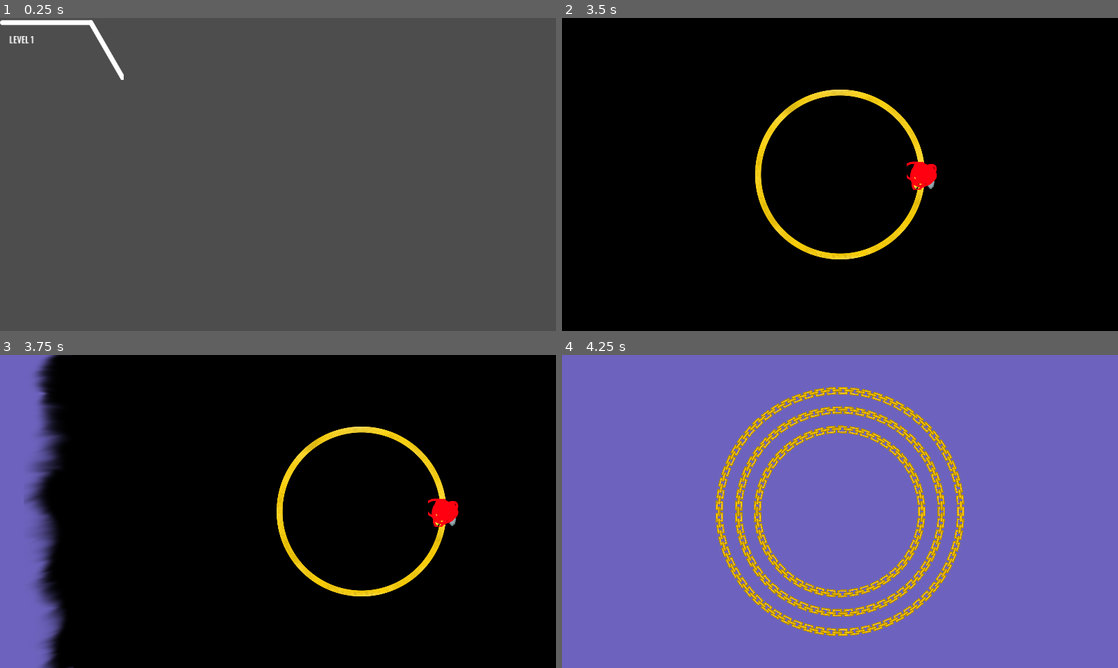
Above: before the commit, frames 1-4 (two rows, left to right).
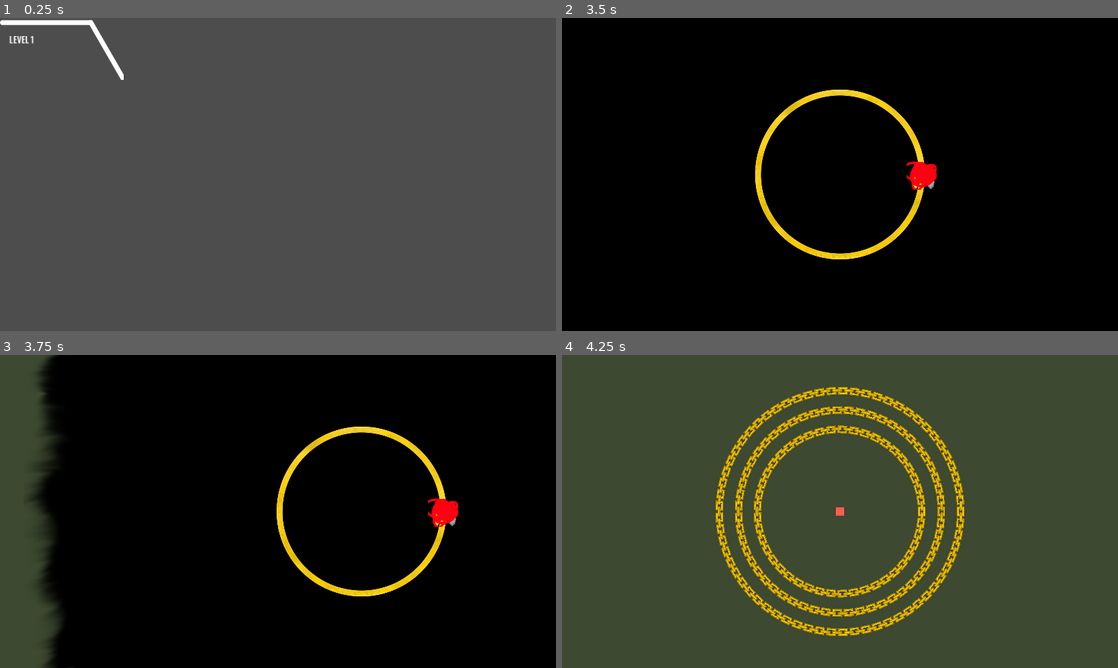
Above: after the commit, the same moments.

Repository: triangle-int/logi-charm
Game: Godot game, scene res://scenes/ui/branch.tscn
Same seed, same stepped clock (60 frames per second), same inputs: the game is played once before the commit and once after it. This scene is started directly instead of the project's main scene.
Inputs (mouse positions are in pixels of both pictures, inside the frame that each line leads up to):
- Up to frame 1 (0.25 s): no input
- Up to frame 2 (3.5 s): click (623, 49) at 0.5 s; click (617, 46) at 1.25 s; tap Enter (ui_accept) at 2, 2.27, 3.02 s; move the mouse to (812, 237) at 2.02 s; move the mouse to (1006, 221) at 2.77 s
- Up to frame 3 (3.75 s): move the mouse to (111, 464) at 3.52 s
- Up to frame 4 (4.25 s): no input

Frames 1-2 are identical in both runs. In frame 3, 9.6% of the frame differs, in the area x 0-14%, y 0-100%; in frame 4, 93%, in the area x 0-100%, y 0-100%.

Commit message:
New trail

Diff:
--- a/scenes/game.tscn
+++ b/scenes/game.tscn
@@ -16,20 +16,20 @@
 [node name="Rings" type="Node" parent="Center"]
 
 [node name="Chain1" parent="Center/Rings" instance=ExtResource("6_mbphy")]
-z_index = -1
+z_index = -2
 position = Vector2(-1, 0)
 chain_node = ExtResource("7_pxj6s")
 node_length = 12.0
 radius = 170.0
 
 [node name="Chain2" parent="Center/Rings" instance=ExtResource("6_mbphy")]
-z_index = -1
+z_index = -2
 chain_node = ExtResource("7_pxj6s")
 node_length = 12.0
 radius = 210.0
 
 [node name="Chain3" parent="Center/Rings" instance=ExtResource("6_mbphy")]
-z_index = -1
+z_index = -2
 chain_node = ExtResource("7_pxj6s")
 node_length = 12.0
 radius = 250.0
@@ -37,7 +37,7 @@
 [node name="Pointer" parent="Center" instance=ExtResource("1_vpf3b")]
 
 [node name="Background" type="Sprite2D" parent="."]
-self_modulate = Color(0.427451, 0.388235, 0.745098, 1)
+self_modulate = Color(0.239216, 0.286275, 0.188235, 1)
 z_index = -10
 scale = Vector2(2000, 2000)
 texture = ExtResource("6_yk2oo")
--- a/scenes/pointer.tscn
+++ b/scenes/pointer.tscn
@@ -1,21 +1,54 @@
-[gd_scene load_steps=4 format=3 uid="uid://b60ca387m477t"]
+[gd_scene load_steps=9 format=3 uid="uid://b60ca387m477t"]
 
 [ext_resource type="Script" path="res://scripts/visualization/pointer.gd" id="1_6hmel"]
-[ext_resource type="Script" path="res://scripts/visualization/pointer_trail.gd" id="4_ykcxj"]
+[ext_resource type="Texture2D" uid="uid://bicsi3j6h1x45" path="res://sprites/one_pixel.png" id="2_1amdb"]
 
-[sub_resource type="Curve" id="Curve_6e1xk"]
-_data = [Vector2(0, 0), 0.0, 0.0, 0, 0, Vector2(0.5, 1), 0.0, 0.0, 0, 0]
+[sub_resource type="Curve" id="Curve_2nmx1"]
+_data = [Vector2(0, 1), 0.0, 0.0, 0, 0, Vector2(1, 0), 0.0, 0.0, 0, 0]
 point_count = 2
+
+[sub_resource type="CurveTexture" id="CurveTexture_mtgg8"]
+curve = SubResource("Curve_2nmx1")
+
+[sub_resource type="ParticleProcessMaterial" id="ParticleProcessMaterial_ynj0r"]
+particle_flag_disable_z = true
+gravity = Vector3(0, 0, 0)
+scale_min = 16.0
+scale_max = 16.0
+scale_curve = SubResource("CurveTexture_mtgg8")
+color = Color(1, 0.368627, 0.301961, 1)
+
+[sub_resource type="Curve" id="Curve_yk17e"]
+_data = [Vector2(0, 1), 0.0, 0.0, 0, 0, Vector2(1, 0), 0.0, 0.0, 0, 0]
+point_count = 2
+
+[sub_resource type="CurveTexture" id="CurveTexture_4sqsd"]
+curve = SubResource("Curve_yk17e")
+
+[sub_resource type="ParticleProcessMaterial" id="ParticleProcessMaterial_dh4mm"]
+particle_flag_disable_z = true
+gravity = Vector3(0, 0, 0)
+scale_min = 16.0
+scale_max = 16.0
+scale_curve = SubResource("CurveTexture_4sqsd")
+color = Color(0.321569, 0.52549, 1, 1)
 
 [node name="Pointer" type="Node2D"]
 script = ExtResource("1_6hmel")
 
 [node name="Pointer" type="Node2D" parent="."]
 
-[node name="Line2D" type="Line2D" parent="."]
-width = 12.6
-width_curve = SubResource("Curve_6e1xk")
-script = ExtResource("4_ykcxj")
-max_length = 50
-high_color = Color(1, 0, 0, 1)
-low_color = Color(0, 0, 1, 1)
+[node name="HighParticleSystem" type="GPUParticles2D" parent="Pointer"]
+z_index = -1
+amount = 20
+process_material = SubResource("ParticleProcessMaterial_ynj0r")
+texture = ExtResource("2_1amdb")
+fixed_fps = 120
+
+[node name="LowParticleSystem" type="GPUParticles2D" parent="Pointer"]
+z_index = -1
+emitting = false
+amount = 20
+process_material = SubResource("ParticleProcessMaterial_dh4mm")
+texture = ExtResource("2_1amdb")
+fixed_fps = 120
--- a/scripts/chain.gd
+++ b/scripts/chain.gd
@@ -18,5 +18,5 @@
 		node.position = Vector2(cos(angle), -sin(angle)) * radius
 		node.rotation = -angle
 		node.frame = index % 2
-		node.z_index = index % 2
+		node.z_index = index % 2 - 1
 		add_child(node)
--- a/scripts/signal_manager.gd
+++ b/scripts/signal_manager.gd
@@ -5,7 +5,7 @@
 signal signal_out(index: int, high: bool, angle_start: float, angle_end: float)
 signal simulation_started
 
-const SIGNAL_SPEED = PI
+const SIGNAL_SPEED = PI / 2
 
 var components: Array[BaseComponent] = []
 var timers: Array[Timer] = []
--- a/scripts/visualization/pointer.gd
+++ b/scripts/visualization/pointer.gd
@@ -5,13 +5,18 @@
 var radius: float = 0
 
 @onready var pointer = $Pointer
+@onready var high_particle_system = $Pointer/HighParticleSystem
+@onready var low_particle_system = $Pointer/LowParticleSystem
 
 func _ready():
 	ComponentsSignals.signal_out.connect(_on_signal_out)
 
-func _on_signal_out(index: int, _high: bool, from_angle: float, to_angle: float):
+func _on_signal_out(index: int, high: bool, from_angle: float, to_angle: float):
 	to_angle = to_angle if to_angle > from_angle else to_angle + TAU
 	radius = rings_config.radiuses[index]
+
+	high_particle_system.emitting = high
+	low_particle_system.emitting = not high
 
 	var tween = create_tween()
 	var time = (to_angle - from_angle) / ComponentsSignals.SIGNAL_SPEED
@@ -19,4 +24,5 @@
 	_move_pointer(from_angle)
 
 func _move_pointer(angle: float):
+	pointer.rotation = -angle
 	pointer.position = Vector2(cos(angle), -sin(angle)) * radius
--- a/scripts/visualization/pointer_trail.gd
+++ /dev/null
@@ -1,50 +0,0 @@
-extends Line2D
-
-@export var max_length: int
-@export var high_color: Color
-@export var low_color: Color
-
-var queue: Array[QueuePoint] = []
-var is_high: bool
-
-@onready var pointer = $"../Pointer"
-
-func _ready():
-	ComponentsSignals.signal_out.connect(_on_signal_out)
-	ComponentsSignals.simulation_started.connect(_on_started)
-
-func _process(_delta):
-	if not ComponentsSignals.is_simulating:
-		return
-
-	var pos = pointer.position
-	var new_point = QueuePoint.new()
-	new_point.point = pos
-	new_point.high = is_high
-	queue.push_back(new_point)
-
-	if len(queue) > max_length:
-		queue.pop_front()
-
-	clear_points()
-	gradient = Gradient.new()
-	gradient.colors = []
-	gradient.offsets = []
-
-	for index in range(len(queue)):
-		var point = queue[index]
-		var factor = (index as float) / len(queue)
-		var color = high_color if point.high else low_color
-
-		gradient.add_point(factor, color)
-		add_point(point.point)
-
-func _on_signal_out(_index: int, high: bool, _from_angle: float, _to_angle: float):
-	is_high = high
-
-func _on_started():
-	queue = []
-
-class QueuePoint:
-	var point: Vector2
-	var high: bool
